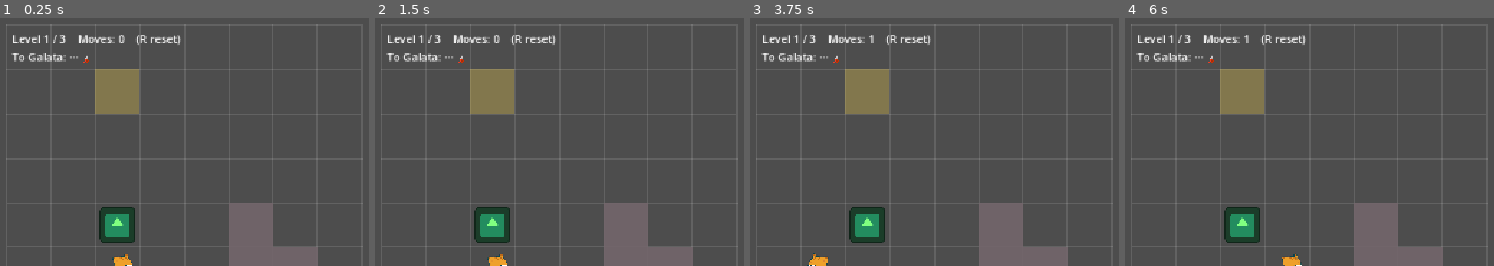
Above: before the commit, frames 1-4 (left to right).
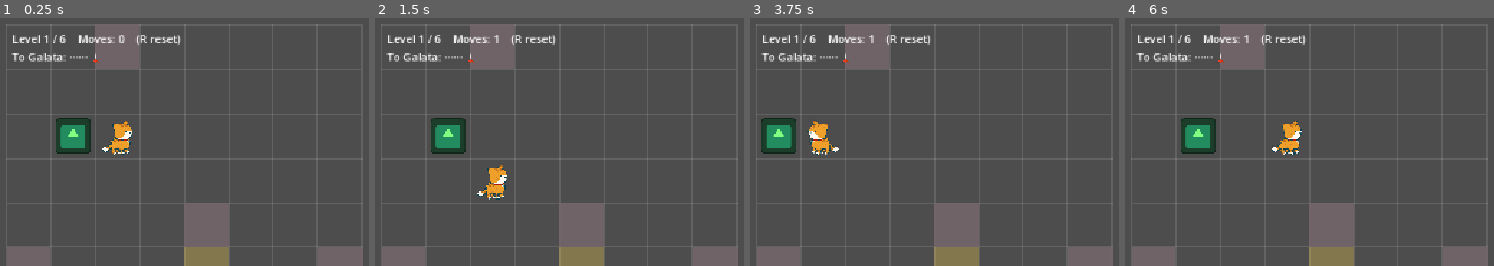
Above: after the commit, the same moments.

Repository: sigunthedeer/icg
Game: Godot game, scene res://puzzle.tscn
The game is run twice, just before and just after one commit, with the same random seed, the same clock (stepped at 60 frames per second) and the same inputs. This scene is started directly instead of the project's main scene. The engine's default icon, where the game draws it, is replaced by a stand-in: a white triangle on a blue panel in a dark square.
Inputs:
- Up to frame 1 (0.25 s): no input
- Up to frame 2 (1.5 s): tap Enter (ui_accept) at 0.5, 1.35 s; hold Right (ui_right) 0.53-1.28 s; hold Enter (ui_accept) 0.53-1.28 s; tap R at 0.6 s; hold Down (ui_down) from 1.28 s (still down)
- Up to frame 3 (3.75 s): tap Enter (ui_accept) at 1.52, 1.82, 2, 3.02, 3.32, 3.5 s; tap R at 1.55, 2.1, 2.85 s; release Down (ui_down) at 2.03 s; hold Right (ui_right) 2.03-2.78 s; hold Enter (ui_accept) 2.03-2.78 s; hold Up (ui_up) 2.78-3.53 s; hold Left (ui_left) from 3.53 s (still down); hold Enter (ui_accept) from 3.53 s (still down)
- Up to frame 4 (6 s): release Enter (ui_accept) at 4.28 s; tap R at 4.35, 5.1 s; tap Enter (ui_accept) at 4.52, 4.82, 5.85 s; release Left (ui_left) at 5.03 s; hold Down (ui_down) 5.03-5.78 s; hold Enter (ui_accept) 5.03-5.78 s; hold Right (ui_right) from 5.78 s (still down)

The runs differ from the first frame. In frame 1, 16% of the frame differs, in the area x 1-98%, y 3-100%; in frame 2, 16%; in frame 3, 16%; in frame 4, 16%.

Commit message:
Auto-advance levels after a short win beat

Diff:
--- a/puzzle.gd
+++ b/puzzle.gd
@@ -7,12 +7,18 @@
 # --- LEVELS: the puzzle is DATA. Add or reorder freely. ---
 # Each: where the cat starts, its pots, the goal tile, and the walls.
 const LEVELS := [
-	{ "cat": Vector2i(2,5), "pots": [Vector2i(2,4)], "goal": Vector2i(2,1),
-	  "walls": [Vector2i(5,5), Vector2i(5,4), Vector2i(6,5)] },
-	{ "cat": Vector2i(0,3), "pots": [Vector2i(1,3)], "goal": Vector2i(6,3),
-	  "walls": [Vector2i(3,5), Vector2i(4,5), Vector2i(3,0), Vector2i(4,0)] },
-	{ "cat": Vector2i(3,5), "pots": [Vector2i(3,4)], "goal": Vector2i(3,0),
-	  "walls": [Vector2i(0,5), Vector2i(1,5), Vector2i(6,0), Vector2i(7,0), Vector2i(6,1), Vector2i(7,1)] },
+	{ "cat": Vector2i(2,2), "pots": [Vector2i(1,2)], "goal": Vector2i(4,5),
+	  "walls": [Vector2i(0,5), Vector2i(2,0), Vector2i(4,4), Vector2i(7,5)] },
+	{ "cat": Vector2i(4,3), "pots": [Vector2i(3,3)], "goal": Vector2i(6,2),
+	  "walls": [Vector2i(1,1), Vector2i(3,4), Vector2i(4,2), Vector2i(6,3), Vector2i(7,4)] },
+	{ "cat": Vector2i(3,1), "pots": [Vector2i(2,4)], "goal": Vector2i(0,0),
+	  "walls": [Vector2i(0,3), Vector2i(2,0), Vector2i(2,5), Vector2i(4,1), Vector2i(6,4)] },
+	{ "cat": Vector2i(2,0), "pots": [Vector2i(3,2)], "goal": Vector2i(7,2),
+	  "walls": [Vector2i(1,1), Vector2i(3,1), Vector2i(4,0), Vector2i(5,2), Vector2i(7,4)] },
+	{ "cat": Vector2i(1,2), "pots": [Vector2i(2,3)], "goal": Vector2i(7,3),
+	  "walls": [Vector2i(0,5), Vector2i(1,1), Vector2i(2,2), Vector2i(2,5), Vector2i(4,4), Vector2i(5,0), Vector2i(5,3), Vector2i(7,1)] },
+	{ "cat": Vector2i(1,2), "pots": [Vector2i(6,3)], "goal": Vector2i(2,0),
+	  "walls": [Vector2i(0,5), Vector2i(1,4), Vector2i(2,1), Vector2i(3,4), Vector2i(4,0), Vector2i(4,4), Vector2i(5,5), Vector2i(6,2), Vector2i(7,2)] },
 ]
 
 var level_index := 0
@@ -71,9 +77,9 @@
 
 func _unhandled_input(event: InputEvent) -> void:
 	if solved:
-		if event.is_action_pressed("ui_accept") and level_index + 1 < LEVELS.size():
-			_load_level(level_index + 1)
-		elif event is InputEventKey and event.pressed and not event.echo and event.keycode == KEY_R:
+		# Levels auto-advance after a short beat. On the final screen, R replays.
+		if level_index + 1 >= LEVELS.size() \
+		and event is InputEventKey and event.pressed and not event.echo and event.keycode == KEY_R:
 			_load_level(0)
 		return
 
@@ -119,7 +125,10 @@
 		modulate = Color(1, 1, 0.7)
 		_update_journey()
 		if level_index + 1 < LEVELS.size():
-			info_label.text = "The cat eats. 🐟  One leg closer.  (Space → on)"
+			info_label.text = "The cat eats. 🐟  One leg closer…"
+			await get_tree().create_timer(1.0).timeout   # the pause before advancing
+			if solved and level_index + 1 < LEVELS.size():  # still solved? then go
+				_load_level(level_index + 1)
 		else:
 			info_label.text = "The cat eats, and Galata comes into view. 🐾🗼  (R to replay)"
 
